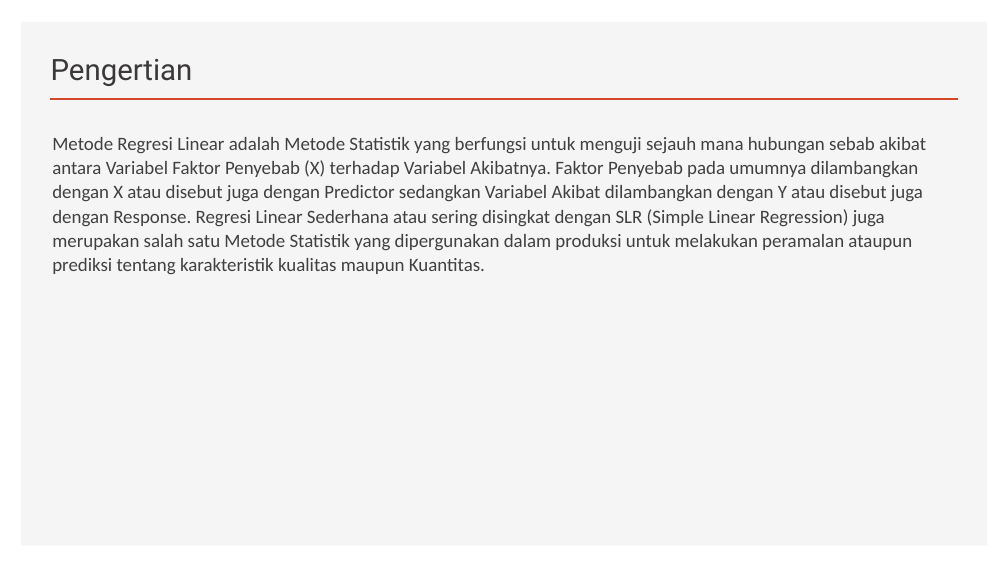
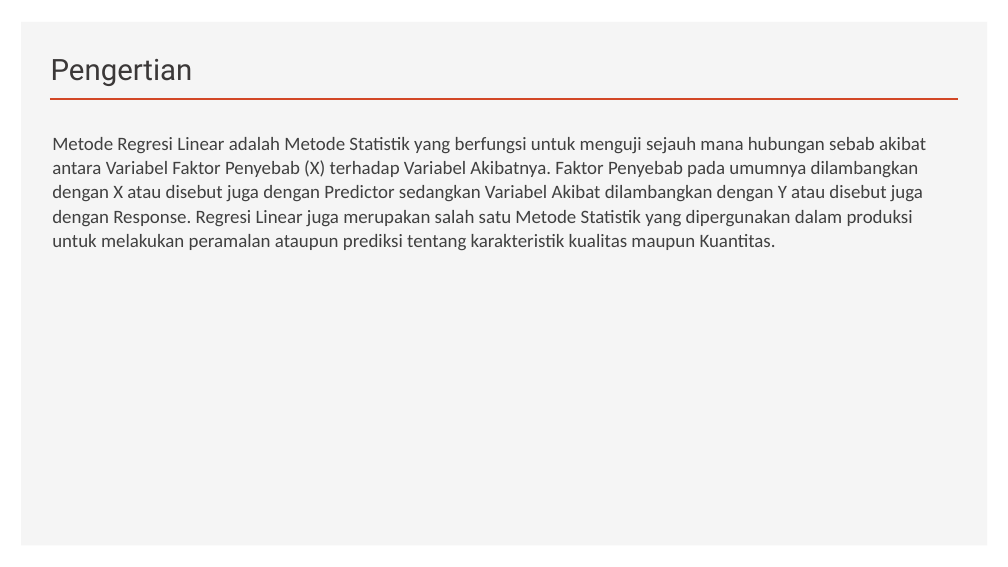
Before and after one commit to Rahmat-Ilyas/skripsi, a slide deck: slide 2 of 2. Proposal/Seminar Proposal/Metode Linear Regression.pptx. Drawn at 1008x567 pixels with LibreOffice and Linux fonts; fonts in the diff are those of the drawing. Boxes give left, top, right and bottom in pixels: in the first picture for what was removed or moved away, otherwise in the second. Text is boxed around its words. In the diff, an @@ line names an element or a change of style, - is before the commit and + after.

```diff
--- a/2. Proposal/Seminar Proposal/Metode Linear Regression.pptx
+++ b/2. Proposal/Seminar Proposal/Metode Linear Regression.pptx
@@ text at box(52, 137, 926, 250): text changed @@
-Metode Regresi Linear adalah Metode Statistik yang berfungsi untuk menguji sejauh mana hubungan sebab akibat antara Variabel Faktor Penyebab (X) terhadap Variabel Akibatnya. Faktor Penyebab pada umumnya dilambangkan dengan X atau disebut juga dengan Predictor sedangkan Variabel Akibat dilambangkan dengan Y atau disebut juga dengan Response. Regresi Linear Sederhana atau sering disingkat dengan SLR (Simple Linear Regression) juga merupakan salah satu Metode Statistik yang dipergunakan dalam produksi untuk melakukan peramalan ataupun prediksi tentang karakteristik kualitas maupun Kuantitas.
+Metode Regresi Linear adalah Metode Statistik yang berfungsi untuk menguji sejauh mana hubungan sebab akibat antara Variabel Faktor Penyebab (X) terhadap Variabel Akibatnya. Faktor Penyebab pada umumnya dilambangkan dengan X atau disebut juga dengan Predictor sedangkan Variabel Akibat dilambangkan dengan Y atau disebut juga dengan Response. Regresi Linear juga merupakan salah satu Metode Statistik yang dipergunakan dalam produksi untuk melakukan peramalan ataupun prediksi tentang karakteristik kualitas maupun Kuantitas.
```
Also in this commit, not shown: 1 other slide changed, 31 other files.
